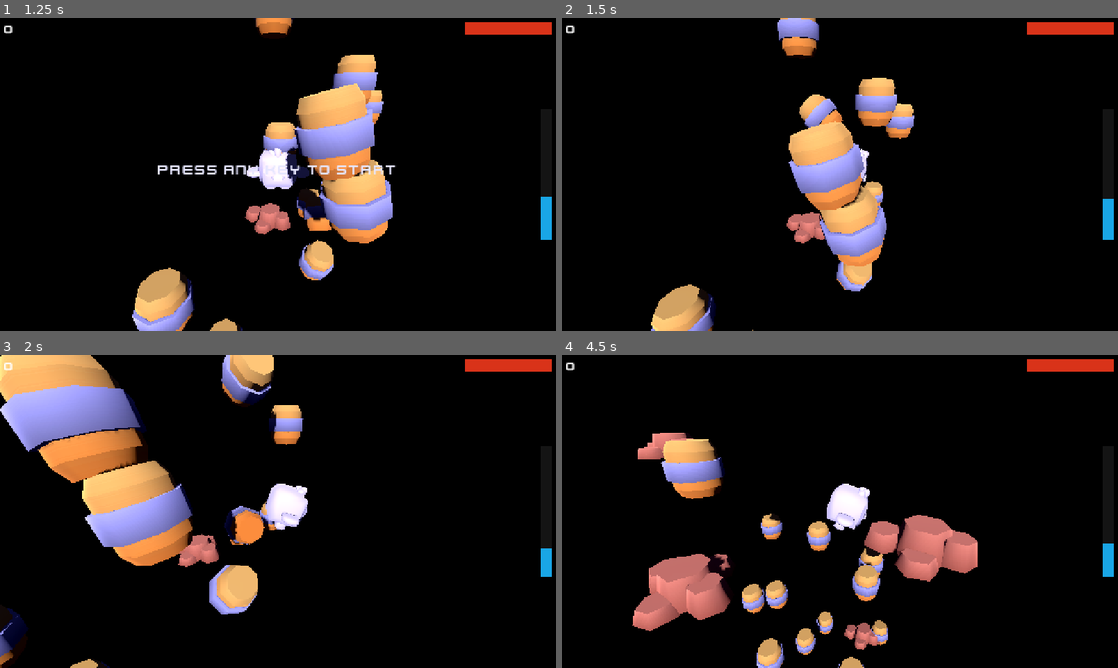
Above: before the commit, frames 1-4 (two rows, left to right).
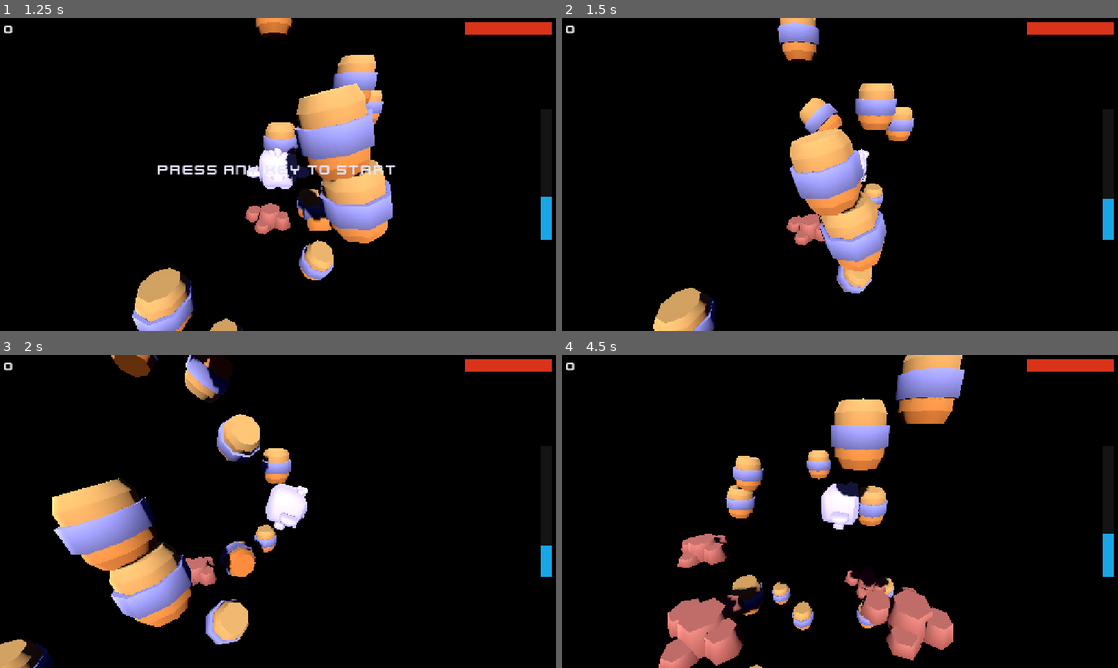
Above: after the commit, the same moments.

Repository: Dinozor/space-jumper
Game: Godot game, scene res://game/main/main.tscn
Two runs of this game, one before a commit and one after it. Both use one fixed random seed, a clock stepped at 60 frames per second and the inputs below.
Inputs (mouse positions are in pixels of both pictures, inside the frame that each line leads up to):
- Up to frame 1 (1.25 s): click "Play" at 0.5 s
- Up to frame 2 (1.5 s): tap Enter at 1.25 s; move the mouse to (962, 158) at 1.27 s; hold D (move_right) from 1.28 s (still down); click (962, 158) at 1.42 s
- Up to frame 3 (2 s): keep holding D (move_right)
- Up to frame 4 (4.5 s): move the mouse to (728, 527) at 2.02 s; release D (move_right) at 2.03 s; hold S (move_back) 2.03-2.75 s; click (840, 527) at 2.75 s, where only the run before the commit has a clickable "Restart"; click (840, 527) at 3.5 s, where only the run after the commit has a clickable "Restart"; tap Enter at 4.25 s; move the mouse to (895, 442) at 4.27 s; hold D (move_right) from 4.28 s (still down)

Frame 1 is identical in both runs. In frame 2, 4.6% of the frame differs, in the area x 16-64%, y 0-100%; in frame 3, 25%, in the area x 0-100%, y 0-100%; in frame 4, 22%.

Commit message:
feat(player): cap max fall speed so player can always catch the station
Add max_fall_speed @export (default 20.0) clamped in _apply_gravity.
Also fix godot --headless --check-only to always use timeout 30 across
CLAUDE.md, next-todo skill, and global ~/.claude/CLAUDE.md — the process
never exits on its own without it.

Co-Authored-By: Claude Sonnet 4.6 <noreply@anthropic.com>

Diff:
--- a/game/player/player.gd
+++ b/game/player/player.gd
@@ -9,8 +9,9 @@
 
 const MOVE_SPEED: float = 8.0
 const BOUNCE_FORCE: float = 12.0
-const GRAVITY: float = -20.0
+const GRAVITY: float = -10.0
 
+@export var max_fall_speed: float = 20.0
 @export var rotation_speed: float = 10.0
 @export var max_tilt_angle: float = 0.35
 
@@ -44,6 +45,7 @@
 
 func _apply_gravity(delta: float) -> void:
 	_velocity.y += GRAVITY * delta
+	_velocity.y = maxf(_velocity.y, -max_fall_speed)
 
 
 func _apply_movement() -> void:
Not shown, changed: .claude/commands/next-todo.md
Not shown, changed: CLAUDE.md
